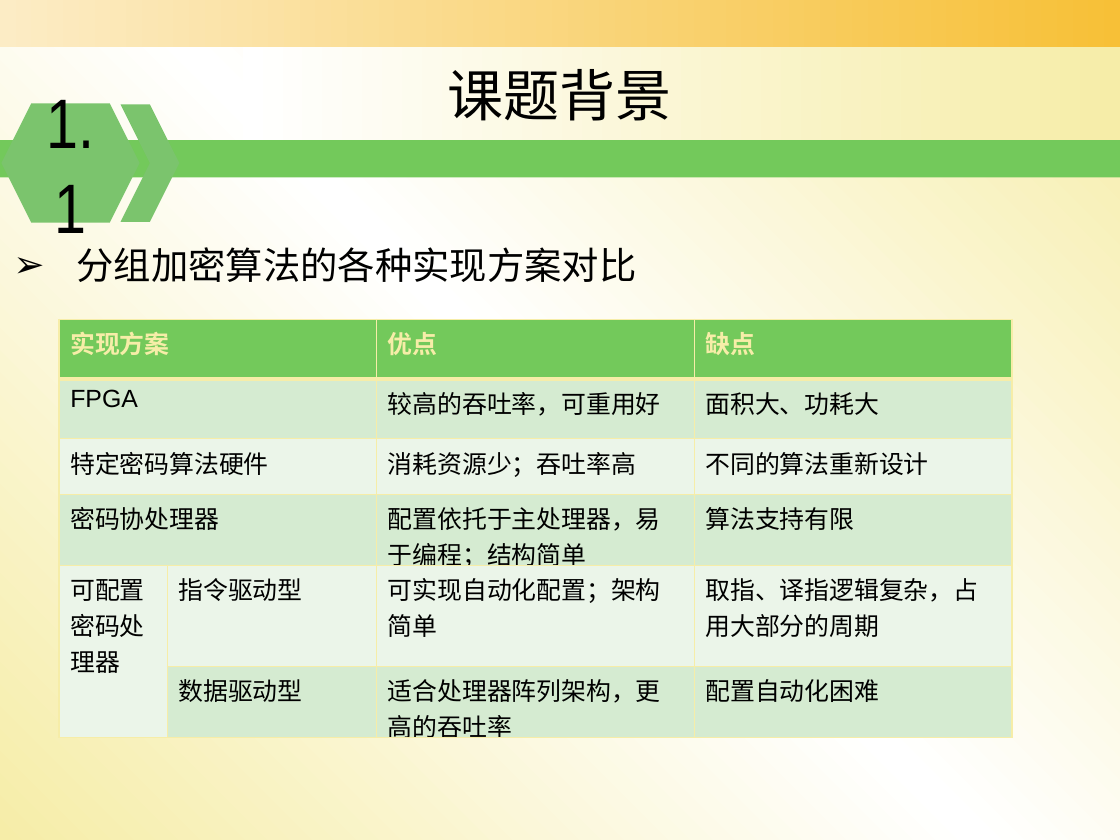
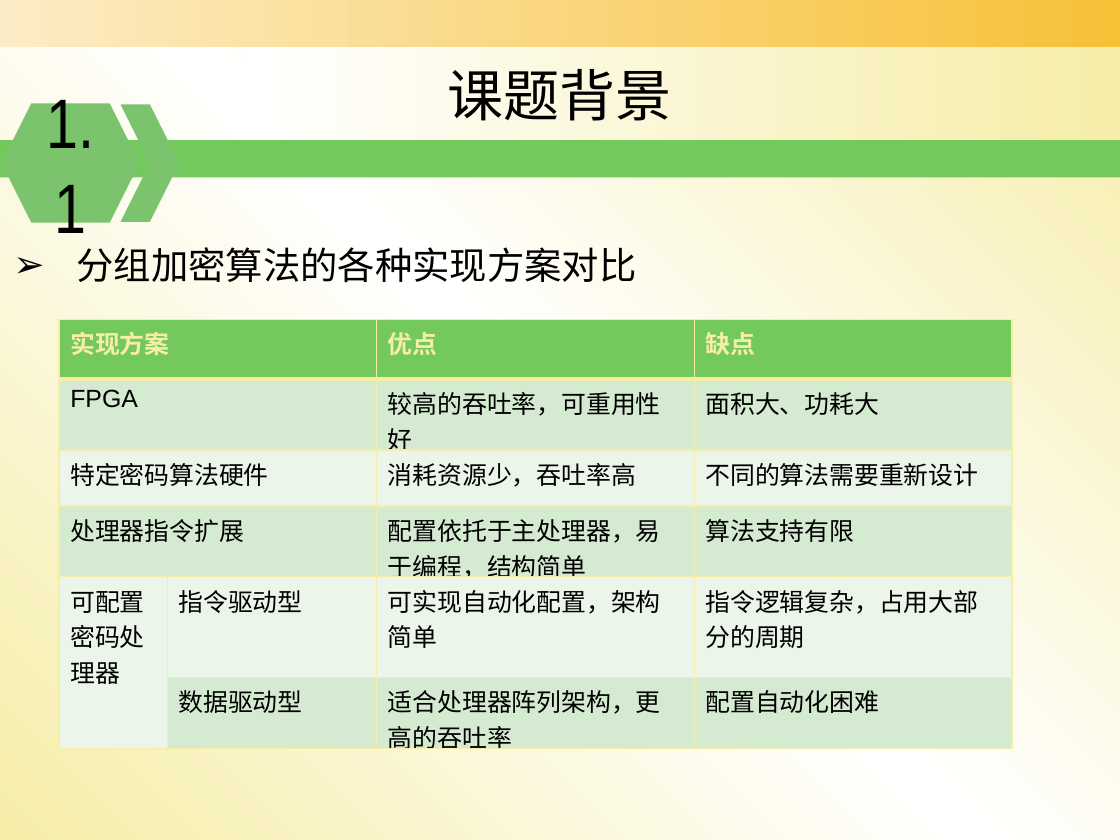
Before and after one commit to zdyzhan/bishe, a slide deck: slide 5 of 开题报告_131199李小泉11_18.pptx. Drawn at 1120x840 pixels with LibreOffice and Linux fonts; fonts in the diff are those of the drawing; background and template pictures are left out. Boxes give left, top, right and bottom in pixels: in the first picture for what was removed or moved away, otherwise in the second. Text is boxed around its words. In the diff, an @@ line names an element or a change of style, - is before the commit and + after.

```diff
--- a/开题报告_131199李小泉11_18.pptx
+++ b/开题报告_131199李小泉11_18.pptx
@@ table at [59, 319, 1014, 753] @@
-row 2, column 3: 较高的吞吐率，可重用好
+row 2, column 3: 较高的吞吐率，可重用性好
-row 3, column 3: 消耗资源少；吞吐率高
+row 3, column 3: 消耗资源少，吞吐率高
-row 3, column 4: 不同的算法重新设计
+row 3, column 4: 不同的算法需要重新设计
-row 4, column 1: 密码协处理器
+row 4, column 1: 处理器指令扩展
-row 4, column 3: 配置依托于主处理器，易于编程；结构简单
+row 4, column 3: 配置依托于主处理器，易于编程，结构简单
-row 5, column 3: 可实现自动化配置；架构简单
+row 5, column 3: 可实现自动化配置，架构简单
-row 5, column 4: 取指、译指逻辑复杂，占用大部分的周期
+row 5, column 4: 指令逻辑复杂，占用大部分的周期
```
Also in this commit, not shown: 23 other slides changed, 1 other file.
